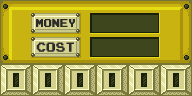
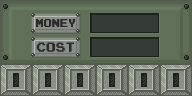
Revision of a layered 192×96 image; what changed, layer by layer:
painted on "Layer 11" over [0, 0, 192, 96]
removed layer "Main" over [0, 0, 192, 96]
